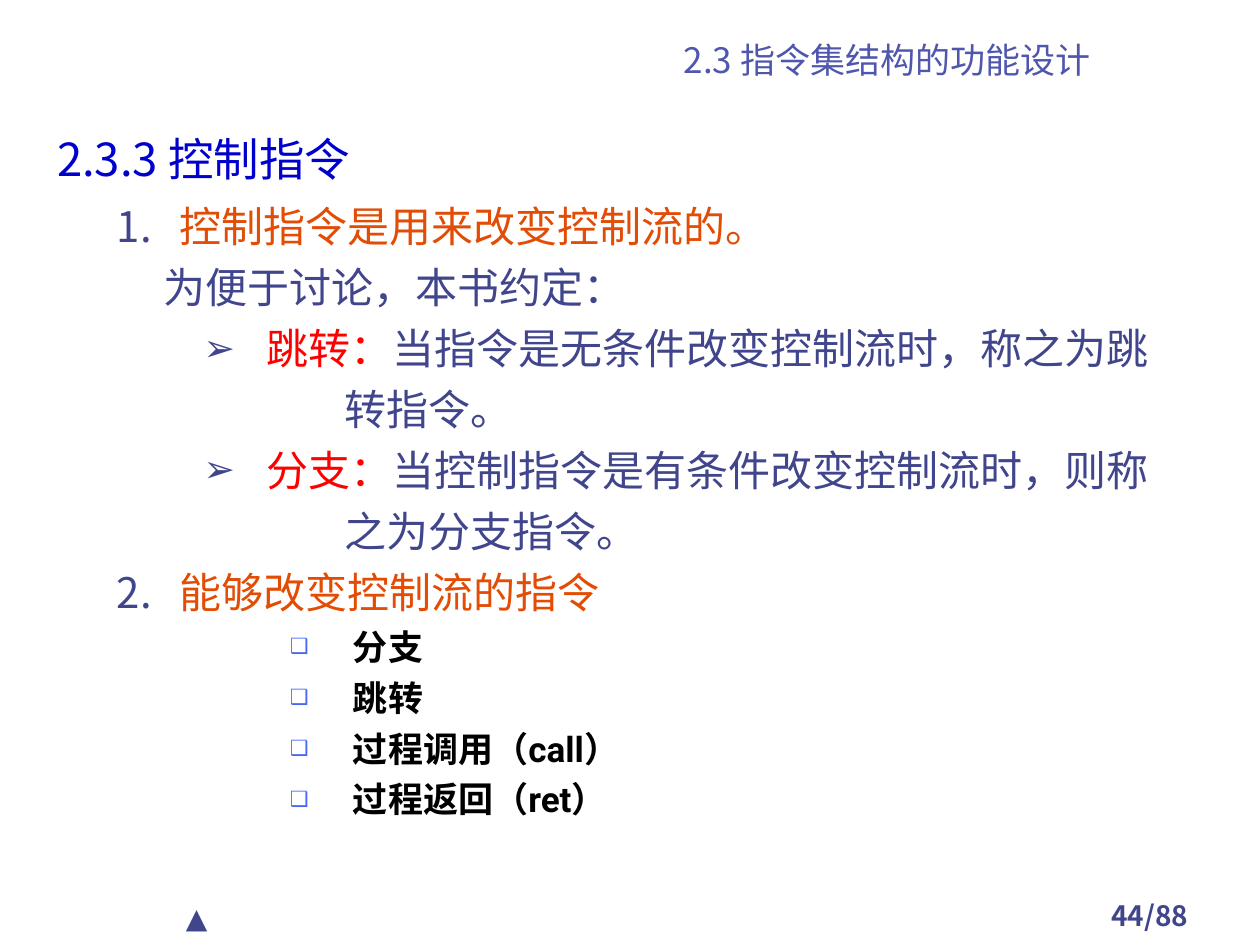
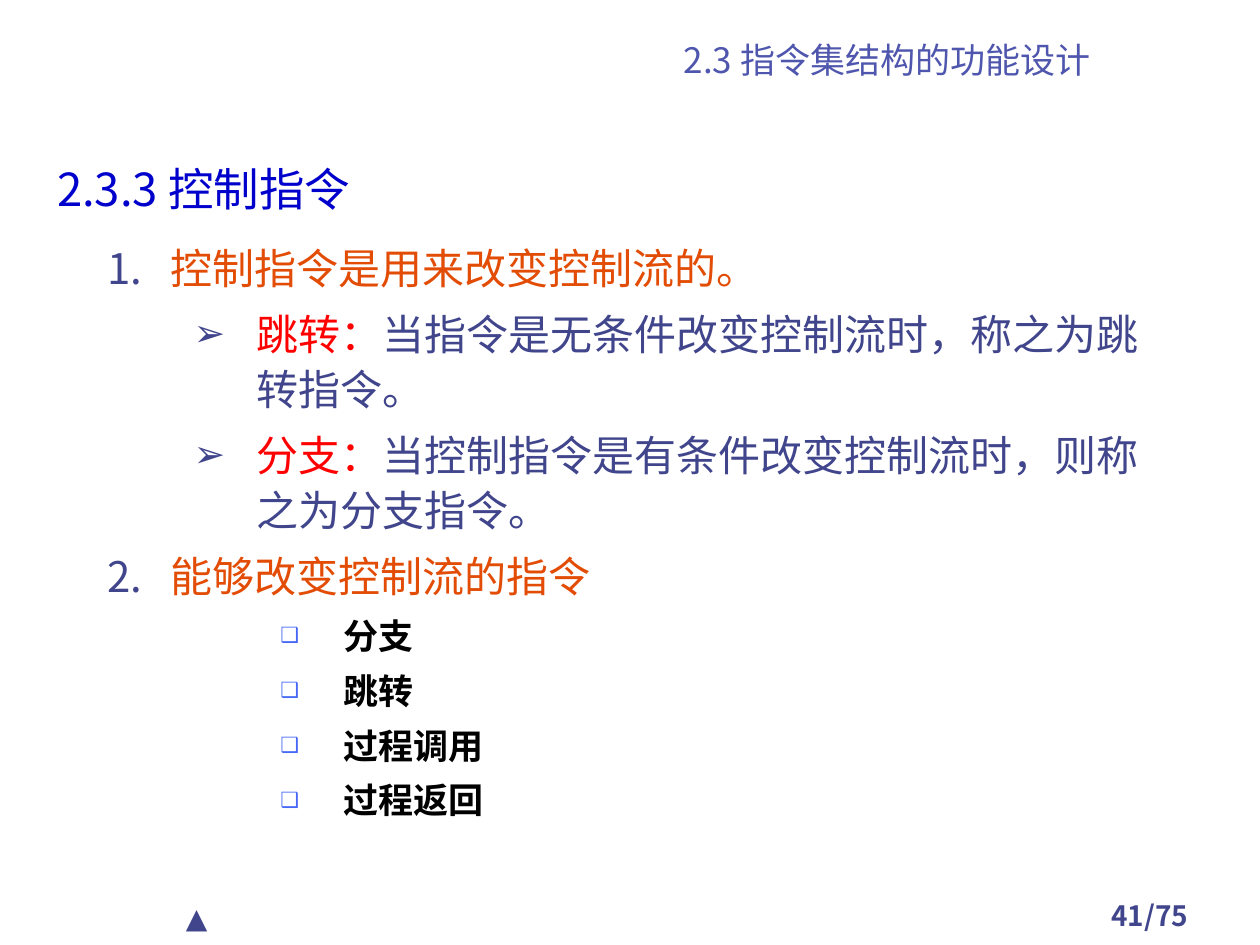
Before and after one commit to TangciuYueng/CA, a slide deck: slide 41 of 第2章 计算机指令集结构.ppt (slide 44 before the commit). Drawn at 1260x945 pixels with LibreOffice and Linux fonts; fonts in the diff are those of the drawing; background and template pictures are left out. Boxes give left, top, right and bottom in pixels: in the first picture for what was removed or moved away, otherwise in the second. Text is boxed around its words. In the diff, an @@ line names an element or a change of style, - is before the commit and + after.

```diff
--- a/第2章 计算机指令集结构.ppt
+++ b/第2章 计算机指令集结构.ppt
@@ text "2.3.3 控制指令": place and size @@
-text "2.3.3 控制指令" at bbox=[57, 137, 350, 180]
+text "2.3.3 控制指令" at bbox=[57, 167, 350, 210]
@@ text "控制指令是用来改变控制流的。": place and size @@
-text "控制指令是用来改变控制流的。" at bbox=[164, 206, 1148, 816]
+text "控制指令是用来改变控制流的。" at bbox=[170, 248, 1139, 816]
@@ text at bbox=[170, 248, 758, 707]: line spacing 1 to 1.1 @@
@@ text at bbox=[257, 314, 1139, 530]: text changed @@
-为便于讨论，本书约定：
-  ➢ 跳转：当指令是无条件改变控制流时，称之为跳
-  转指令。
-  ➢ 分支：当控制指令是有条件改变控制流时，则称
-  之为分支指令。
+  ➢ 跳转：当指令是无条件改变控制流时，称之为跳转指令。
+  ➢ 分支：当控制指令是有条件改变控制流时，则称之为分支指令。
@@ text at bbox=[343, 729, 483, 816]: text changed @@
-    ❑ 过程调用（call）
-    ❑ 过程返回（ret）
+    ❑ 过程调用
+    ❑ 过程返回
@@ page number at bbox=[1111, 903, 1188, 931]: text changed @@
-44/88
+41/75
```
Also in this commit, not shown: 47 other slides changed, 1 slide added, 13 slides removed, 17 other files.
